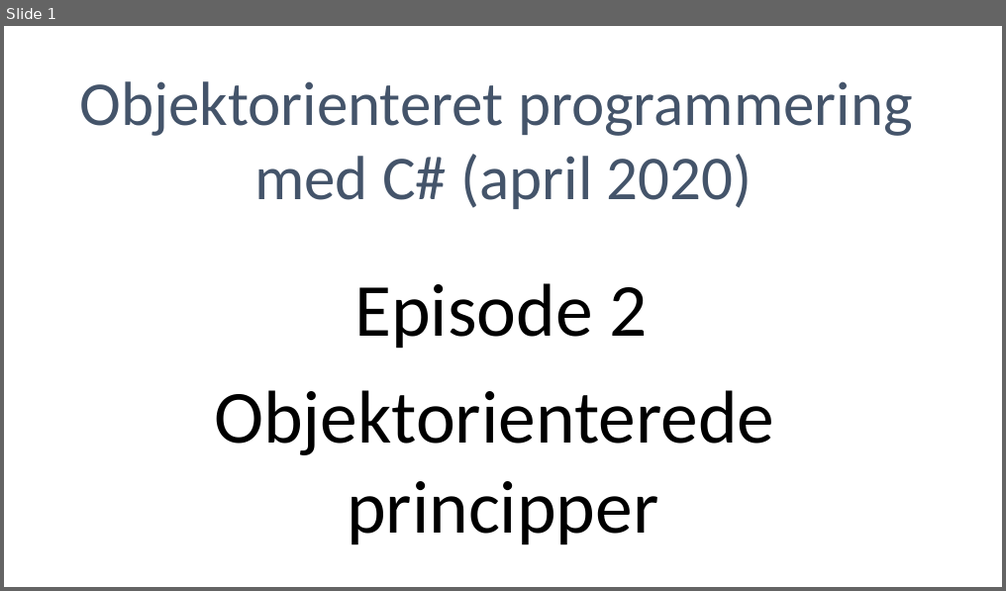
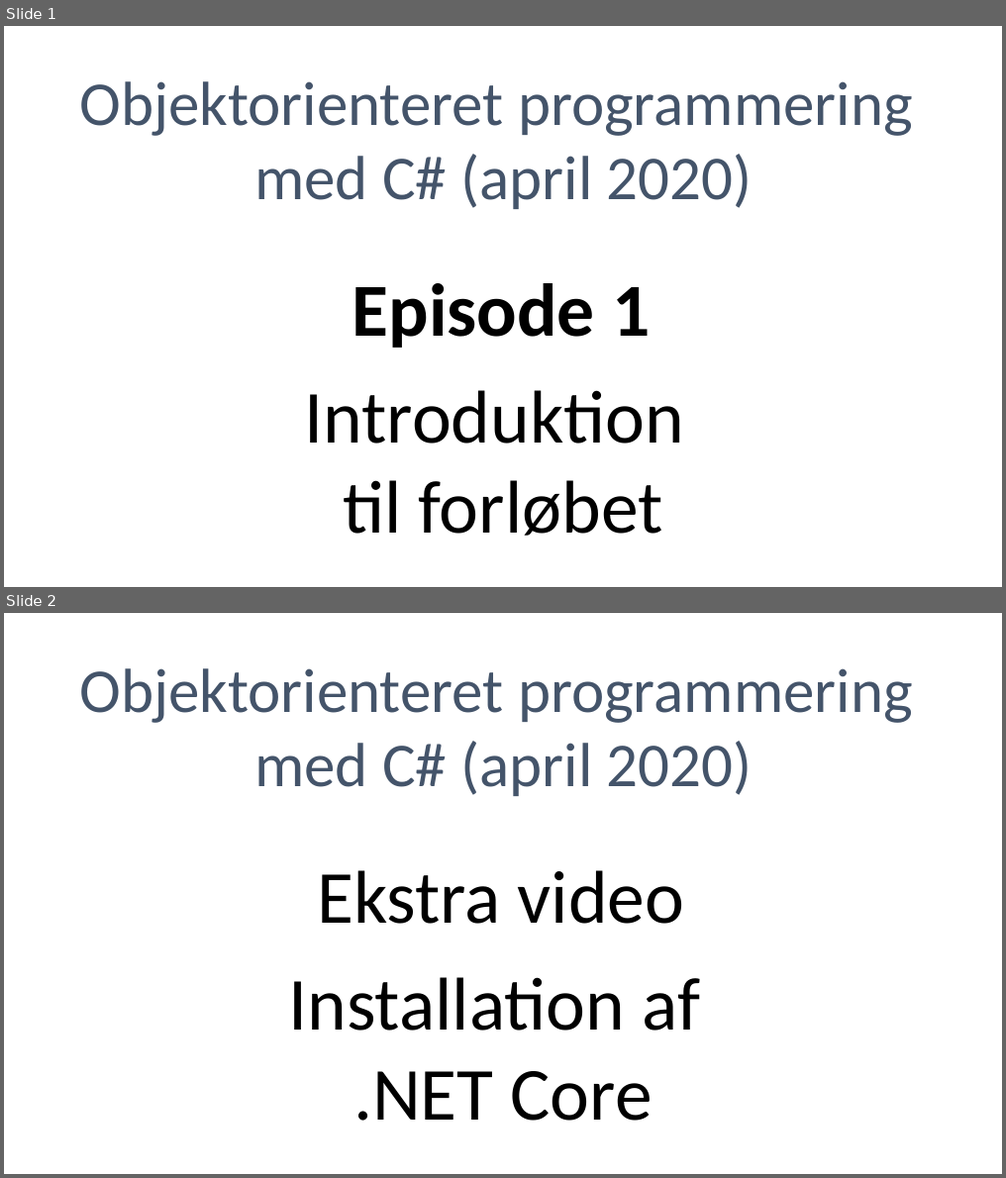
Before and after one commit to devcronberg/csskole, a slide deck: noter/Z01Temp/cover.pptx. Shown one above the other, each under a label of ours: slide 1 before the commit, slides 1 and 2 after it. The pictures are 1006x591 and 1006x1178 pixels, drawn with LibreOffice and Linux fonts; fonts in the diff are those of the drawing. Boxes give left, top, right and bottom in pixels: in the first picture for what was removed or moved away, otherwise in the second. Text is boxed around its words. In the diff, an @@ line names an element or a change of style, - is before the commit and + after.

```diff
--- a/noter/Z01Temp/cover.pptx
+++ b/noter/Z01Temp/cover.pptx
@@ slide 2 added at bbox=[4, 613, 1002, 1174], background #FFFFFF @@
@@ text added at bbox=[80, 668, 913, 796], 60 pt, text #44546A @@
+Objektorienteret programmering
+med C# (april 2020)
@@ text added at bbox=[317, 870, 685, 924], 72 pt, text #000000 @@
+Ekstra video
@@ text added at bbox=[288, 977, 700, 1121], 72 pt, text #000000 @@
+Installation af
+.NET Core
@@ slide 1 changed as well @@
@@ text at bbox=[352, 283, 649, 348]: text changed; bold on @@
-Episode 2
+Episode 1
@@ text at bbox=[305, 390, 684, 536]: text changed @@
-Objektorienterede
-principper
+Introduktion
+til forløbet
```
Also in this commit, not shown: 1 other slide added, 1 other file.
